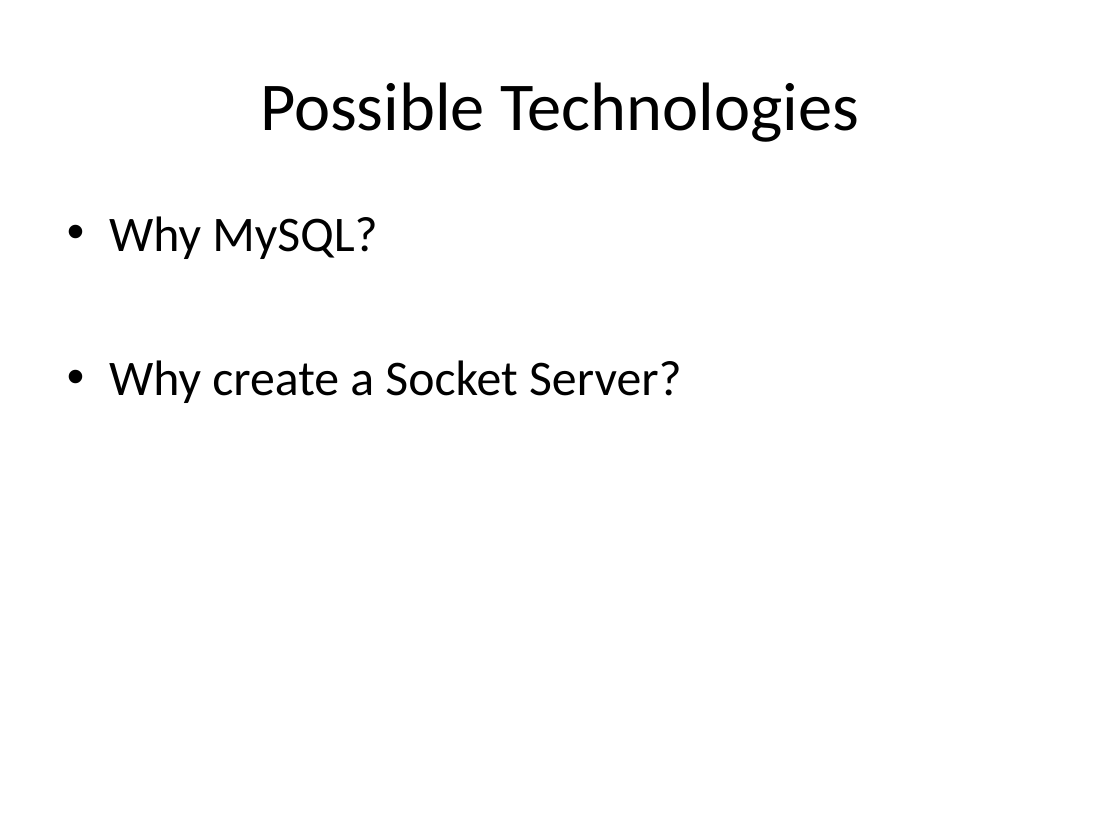
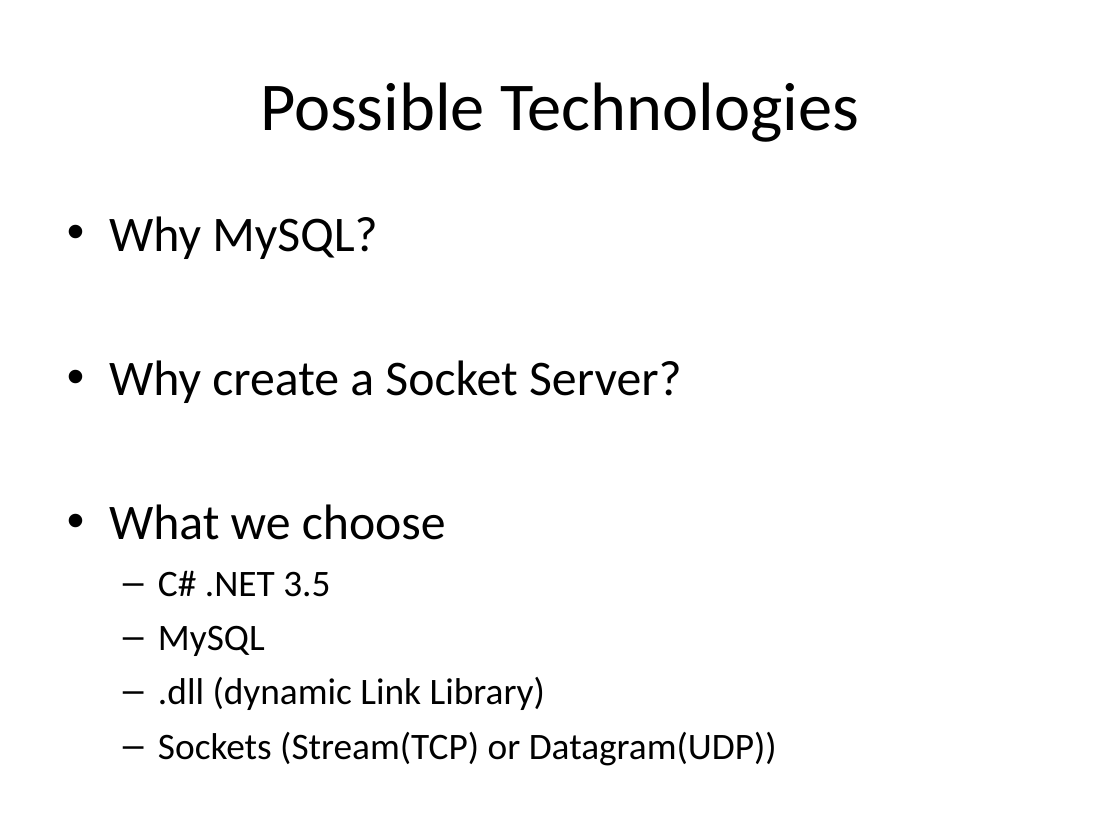
Before and after one commit to isurup/kalle-martin-group, a slide deck: slide 5 of RSD1/presentation/ExamMartin.ppt (slide 4 before the commit). Drawn at 1120x840 pixels with LibreOffice and Linux fonts; fonts in the diff are those of the drawing. Boxes give left, top, right and bottom in pixels: in the first picture for what was removed or moved away, otherwise in the second. Text is boxed around its words. In the diff, an @@ line names an element or a change of style, - is before the commit and + after.

```diff
--- a/RSD1/presentation/ExamMartin.ppt
+++ b/RSD1/presentation/ExamMartin.ppt
@@ text at (109, 504, 777, 766): paragraphs added @@
+• What we choose
+  – C# .NET 3.5
+  – MySQL
+  – .dll (dynamic Link Library)
+  – Sockets (Stream(TCP) or Datagram(UDP))
```
Also in this commit, not shown: 2 slides added, 1 slide removed.
